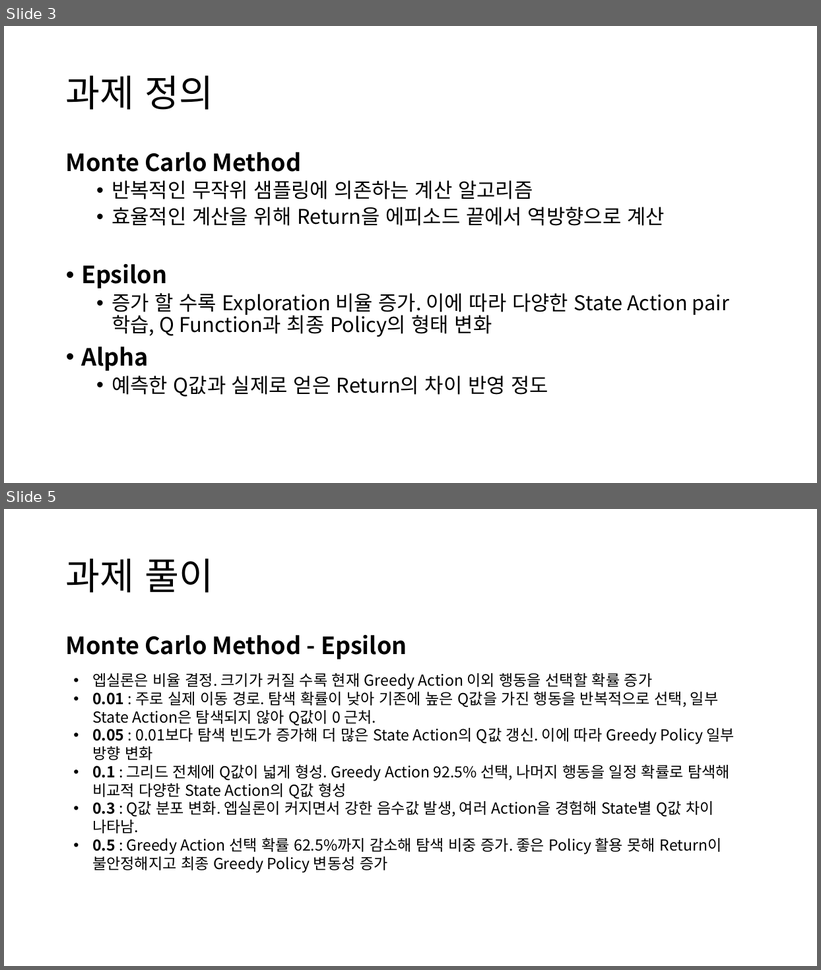
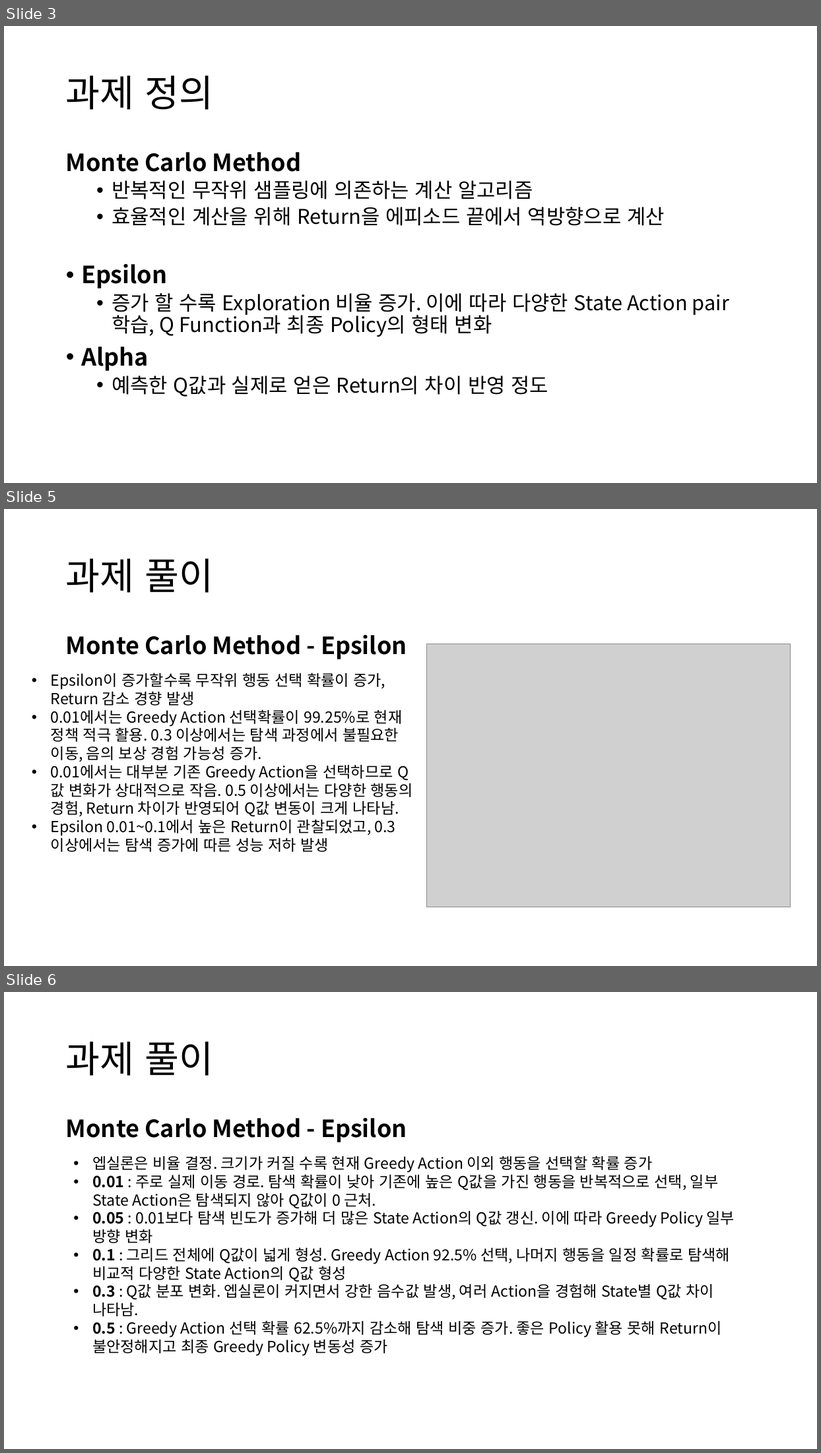
Before and after one commit to KweonTJ/Reinforcement_Learning, a slide deck: 6. Monte Carlo Method/5주차 Homework.pptx. Shown one above the other, each under a label of ours: slides 3 and 5 before the commit, slides 3, 5 and 6 after it; the slides between them are not shown. The pictures are 821x970 and 821x1453 pixels, drawn with LibreOffice and Linux fonts; fonts in the diff are those of the drawing; grey boxes stand for pictures; background and template pictures are left out. Boxes give left, top, right and bottom in pixels: in the first picture for what was removed or moved away, otherwise in the second. Text is boxed around its words. In the diff, an @@ line names an element or a change of style, - is before the commit and + after.

```diff
--- a/6. Monte Carlo Method/5주차 Homework.pptx
+++ b/6. Monte Carlo Method/5주차 Homework.pptx
@@ slide 5 added at [4, 509, 817, 966], background #FFFFFF @@
@@ title added at [66, 559, 214, 593], 44 pt, text #000000 @@
+과제 풀이
@@ text added at [66, 635, 407, 659], 28 pt, text #000000, bold @@
+Monte Carlo Method - Epsilon
@@ picture added at [426, 644, 790, 908] @@
@@ text added at [51, 673, 413, 852], 18 pt, text #000000 @@
+• Epsilon이 증가할수록 무작위 행동 선택 확률이 증가, Return 감소 경향 발생
+• 0.01에서는 Greedy Action 선택확률이 99.25%로 현재 정책 적극 활용. 0.3 이상에서는 탐색 과정에서 불필요한 이동, 음의 보상 경험 가능성 증가.
+• 0.01에서는 대부분 기존 Greedy Action을 선택하므로 Q값 변화가 상대적으로 작음. 0.5 이상에서는 다양한 행동의 경험, Return 차이가 반영되어 Q값 변동이 크게 나타남.
+• Epsilon 0.01~0.1에서 높은 Return이 관찰되었고, 0.3 이상에서는 탐색 증가에 따른 성능 저하 발생
@@ what was slide 5 is now slide 6 @@
```
Also in this commit, not shown: 1 other slide added, 39 other files.
